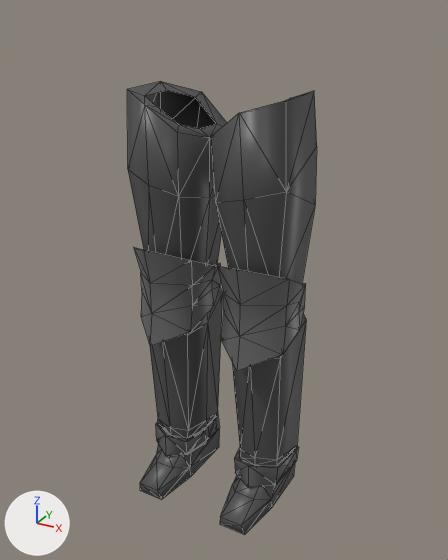
Two versions of the COLLADA model Items/Armor/Assets/knightgreaves.dae, one commit apart.
Both versions are drawn from a 50 mm camera at (0.564, -1.073, 1.002) aimed at (0.008, -0.062, 0.496). The lights are fixed; the arrows at lower left show +X, +Y and +Z. Mesh edges are drawn as thin lines.

In view in the first picture: 'KnightGreaves'.
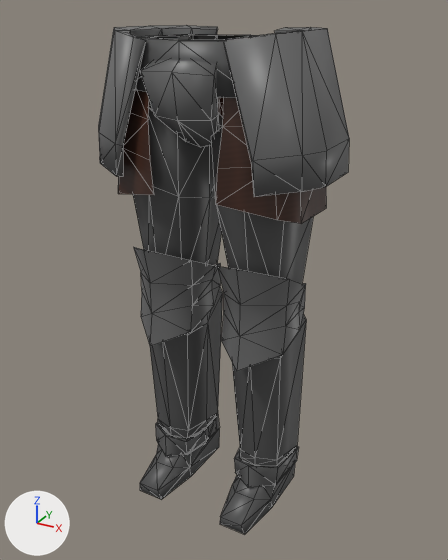
Changed parts and their boxes [x1, y1, x2, y2] in the pictures (448 x 560 px):
```json
{"object": "KnightGreaves", "change": "reshaped", "before": [127, 81, 317, 534], "after": [98, 25, 349, 534], "on screen": "32% wider, 12% taller"}
{"part": 1, "of": "me_plane_012", "change": "added", "after": [118, 90, 326, 224], "on screen": "brown"}
{"part": 2, "of": "me_plane_012", "change": "added", "after": [135, 34, 257, 98]}
{"part": 3, "of": "me_plane_012", "change": "added", "after": [224, 27, 349, 197]}
{"part": 4, "of": "me_plane_012", "change": "added", "after": [98, 25, 218, 176]}
{"part": 5, "of": "me_plane_012", "change": "added", "after": [140, 60, 218, 147]}
{"part": 6, "of": "me_plane_012", "change": "surface changed", "before": [127, 81, 317, 440], "after": [133, 100, 313, 440], "on screen": "grey to black"}
```

Edits to the scene script, one JSON object a line:
```json
{"op": "add", "block": "img_legs_png", "code": ["img_legs_png = load_image('Legs.png', 'images/Legs.png', 128, 256, 'sRGB')"]}
{"op": "set", "path": "mat_greaves.texture", "old": "img_greaves_png", "new": "img_legs_png"}
{"op": "add", "block": "mat_waist", "code": ["mat_waist = principled_material('Waist')", "mat_waist.texture = img_legs_png", "mat_waist.roughness = 0.44"]}
{"block": "me_plane_012", "where": "# used by ob_knightgreaves; location = (0.0, 0.0, 0.0)"}
{"op": "remove", "block": "me_plane_012", "code": "me_plane_012.from_pydata(...)  # 282 vertices, 506 faces; spans x -0.179..0.179, y -0.207..0.036, z 0.0..0.869"}
{"op": "add", "block": "me_plane_012", "code": "me_plane_012.from_pydata(...)  # 472 vertices, 814 faces; spans x -0.233..0.233, y -0.218..0.073, z 0.0..0.97"}
{"block": "me_plane_012", "change": "me_plane_012 part 1: a new loose piece of 58 vertices spanning x -0.195..0.195, y -0.192..0.059, z 0.656..0.897, in mat_waist (picture img_legs_png)"}
{"block": "me_plane_012", "change": "me_plane_012 part 2: a new loose piece of 38 vertices spanning x -0.144..0.144, y -0.2..0.054, z 0.871..0.955, in mat_waist (picture img_legs_png)"}
{"block": "me_plane_012", "change": "me_plane_012 part 3: a new loose piece of 36 vertices spanning x 0.059..0.233, y -0.2..0.073, z 0.721..0.97, in mat_waist (picture img_legs_png)"}
{"block": "me_plane_012", "change": "me_plane_012 part 4: a new loose piece of 36 vertices spanning x -0.233..-0.059, y -0.2..0.073, z 0.721..0.97, in mat_waist (picture img_legs_png)"}
{"block": "me_plane_012", "change": "me_plane_012 part 5: a new loose piece of 22 vertices spanning x -0.07..0.07, y -0.218..-0.111, z 0.777..0.935, in mat_waist (picture img_legs_png)"}
{"block": "me_plane_012", "change": "me_plane_012 part 6: 502 kept faces spanning x -0.179..0.179, y -0.207..0.036, z 0.0..0.869 get new texture (UV) coordinates"}
{"op": "add", "block": "me_plane_012", "code": "me_plane_012.materials.append(mat_waist)  # picture img_legs_png"}
```
